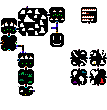
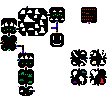
Layer changes from the first 107 x 110 image to the second:
painted on "collision" over [left=82, top=9, right=96, bottom=21]
